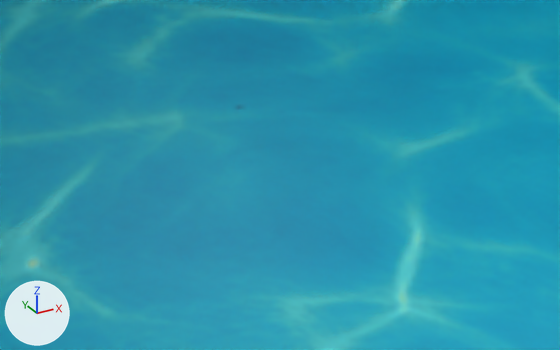
Two versions of the glTF model water.gltf, one commit apart.
The view is the same before and after, from a 50 mm camera at (-0.06, -0.102, 0.05) aimed at (-0.003, 0.001, -0.002). Lighting does not change. The marker at lower left points along +X, +Y and +Z. Where no turn or scale is listed for an object, it has been applied to the vertices.

Objects in the first picture: 'Oxygen'.
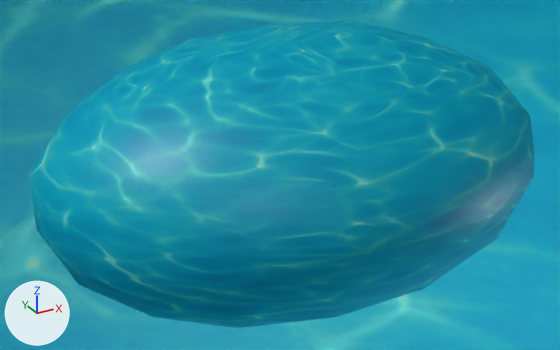
Pixel boxes (x1, y1, x2, y2) of what changed, in the pictures (560 x 350 px):
'water', added (cyan)
    after: (29, 20, 534, 328)
'Oxygen', unchanged, covered by the edit
    both: (0, 0, 560, 350)

What changed in the scene script:
```text
Add me_water:
    me_water.from_pydata(...)  # 92 vertices, 180 faces; spans x -0.0427..0.0427, y -0.0316..0.0316, z -0.0219..0.0219
    me_water.materials.append(mat_o_mat)  # picture img_o_mat_basecolor_jpg
Add ob_water:
    ob_water = bpy.data.objects.new('water', me_water)
    ob_water.location = (0.0, 0.0, 0.0)
```
